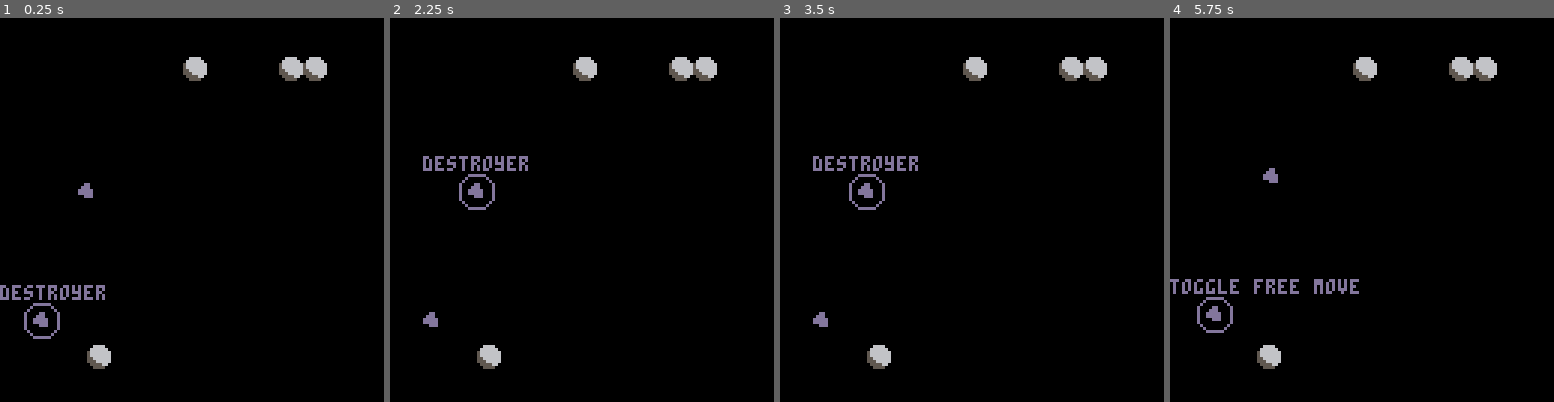
Above: before the commit, frames 1-4 (left to right).
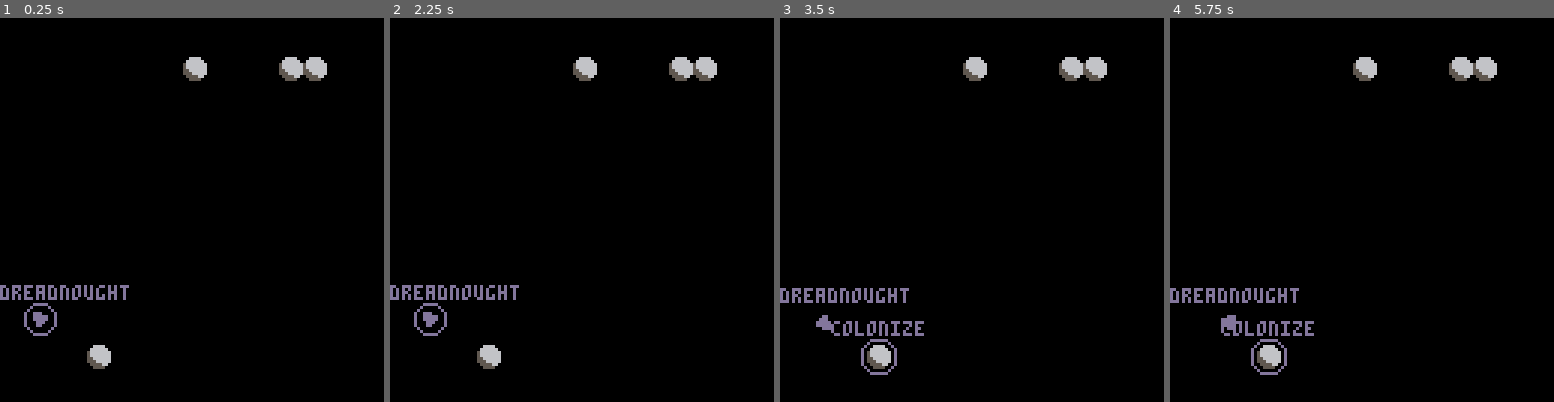
Above: after the commit, the same moments.

Repository: ironchestgames/pico-8-carts
Game: PICO-8 cartridge spacewar.p8
Same seed, same stepped clock (60 frames per second), same inputs: the game is played once before the commit and once after it.
Inputs:
- Up to frame 1 (0.25 s): no input
- Up to frame 2 (2.25 s): tap X (X key) at 0.33, 1.07, 1.85 s; tap O (Z key) at 0.7, 1.7, 2.1 s; hold Right 1.6-2.1 s; hold Up from 2.15 s (still down)
- Up to frame 3 (3.5 s): release Up at 2.42 s; hold Right 2.47-3.03 s; tap O (Z key) at 2.5, 2.9, 3.3 s; tap X (X key) at 2.97 s; hold Left from 3.08 s (still down)
- Up to frame 4 (5.75 s): release Left at 3.58 s; hold Down 3.63-3.97 s; tap O (Z key) every 0.4 s from 3.7 to 5.7 s; hold Right 4.02-4.68 s; tap X (X key) at 4.08, 5.2 s; hold Up 4.73-5.03 s; hold Left 5.08-5.68 s; hold Down from 5.73 s (still down)

The runs differ from the first frame. In frame 1, 0.8% of the frame differs, in the area x 3-34%, y 42-84%; in frame 2, 1.8%; in frame 3, 2.3%, in the area x 0-38%, y 35-93%; in frame 4, 2.2%.

Commit message:
spacewar - wip

Diff:
--- a/spacewar.p8
+++ b/spacewar.p8
@@ -137,7 +137,8 @@
     sprite=_shiptype.sprite,
     text=_shiptype.name,
     action=function()
-     _planet.orders=_shiptype.name
+     _planet.orders='build'
+     _planet.shiptype=_shiptype
      _planet.duration=_shiptype.duration
      _planet.c=0
      _pl.curlevel=1
@@ -151,8 +152,8 @@
 
  else
   -- add this ship for toggle free move
-  _pl.sel1.text='toggle free move'
-  add(_items,_pl.sel1)
+  -- _pl.sel1.text='toggle free move'
+  -- add(_items,_pl.sel1)
 
   -- add free/enemy planets
   for _planet in all(planets) do
@@ -186,6 +187,13 @@
  return _items
 end
 
+local angles={
+ [0]={0,1},
+ {1,1},
+ {1,0},
+ {0,0},
+}
+
 players={
  [1]={
   owner=1,
@@ -193,17 +201,20 @@
   shiptypes={
    {
     name='fighters',
-    sprite=0,
+    sprite=4,
+    spd=0.05,
     duration=320,
    },
    {
     name='corvettes',
-    sprite=1,
+    sprite=8,
+    spd=0.04,
     duration=320,
    },
    {
-    name='destroyer',
-    sprite=2,
+    name='dreadnought',
+    sprite=0,
+    spd=0.025,
     duration=320,
    },
   },
@@ -220,16 +231,17 @@
  {
   x=rnd(128),y=rnd(128),
  },
- {
-  x=rnd(128),y=rnd(128),
- },
+ -- {
+ --  x=rnd(128),y=rnd(128),
+ -- },
 }
 
 for _ship in all(players[1].ships) do
  _ship.targetx,_ship.targety=_ship.x,_ship.y
  _ship.spd=0.05
  _ship.owner=players[1].owner
- _ship.name='destroyer'
+ _ship.name='dreadnought'
+ _ship.sprite=0
 end
 
 function _update60()
@@ -260,10 +272,22 @@
 
  -- update planets
  for _planet in all(planets) do
-  if _planet.duration then
+  if _planet.orders == 'build' then
    _planet.c+=1
    if _planet.c >= _planet.duration then
-    -- todo: add ship
+    local _player=players[_planet.owner]
+    local _x,_y=_planet.x-4,_planet.y-4
+    add(_player.ships,{
+     x=_x,
+     y=_y,
+     targetx=_x,
+     targety=_y,
+     spd=_planet.shiptype.spd,
+     owner=_planet.owner,
+     name=_planet.shiptype.name,
+     sprite=_planet.shiptype.sprite,
+    })
+    _planet.c=0
    end
   end
  end
@@ -297,7 +321,7 @@
  -- draw planets
  for _p in all(planets) do
   local _x,_y=_p.x-3,_p.y-3
-  spr(5,_x,_y)
+  spr(240,_x,_y)
   if _p.owner then
    local _y2=_y+9
    line(_x,_y2,_x+7,_y2,1)
@@ -311,8 +335,9 @@
  -- draw ships
  for _player in all(players) do
   for _ship in all(_player.ships) do
+   local _a4=flr((atan2(_ship.targetx-_ship.x,_ship.targety-_ship.y)%1)*4)
    pal(1,players[_ship.owner].col)
-   spr(2,_ship.x-3,_ship.y-3)
+   spr(_ship.sprite+_a4,_ship.x-3,_ship.y-3)
   end
   pal(1,1)
  end
@@ -321,14 +346,26 @@
  for _player in all(players) do
   if _player.curlevel > 0 then
    pal(1,_player.col)
-   for _item in all(_player.items) do
-    if _item.sprite then
-     spr(_item.sprite,_item.x-3,_item.y-3)
-    end
-   end
    local _cursel=_player['sel'.._player.curlevel]
    if _cursel then
-    sspr(40,8,12,12,_cursel.x-5,_cursel.y-5)
+    if _player.curlevel == 2 then
+     if not _player.sel1.isplanet then
+      local _str=_player.sel1.text or _player.sel1.name or ''
+      local _x=mid(0,_player.sel1.x-(#_str*2)+1,128-(#_str*4))
+      print(_str,_x,_player.sel1.y-11,1)
+     else
+      for _item in all(_player.items) do
+       if _item.sprite then
+        spr(_item.sprite,_item.x-3,_item.y-3)
+       end
+      end
+     end
+    end
+    if _cursel.isplanet then
+     sspr(0,48,12,12,_cursel.x-5,_cursel.y-5)
+    else
+     sspr(12,48,11,11,_cursel.x-5,_cursel.y-5)
+    end
     local _str=_cursel.text or _cursel.name or ''
     local _x=mid(0,_cursel.x-(#_str*2)+1,128-(#_str*4))
     print(_str,_x,_cursel.y-11,1)
Not shown, changed: 128 lines of the sprite sheet (__gfx__) section of spacewar.p8
